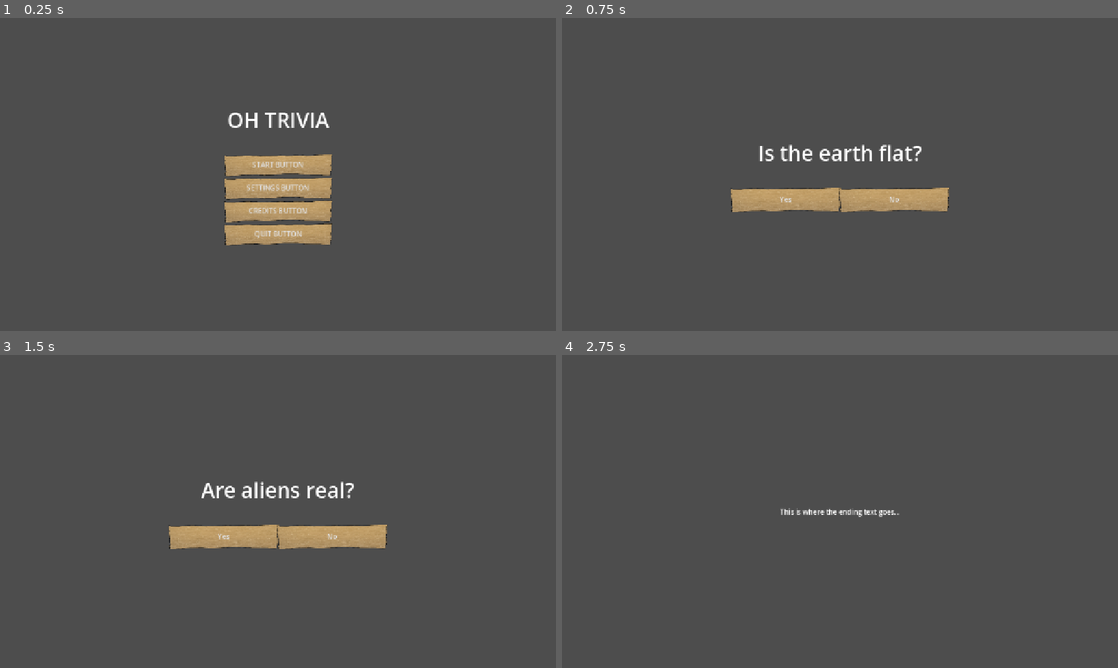
Above: before the commit, frames 1-4 (two rows, left to right).
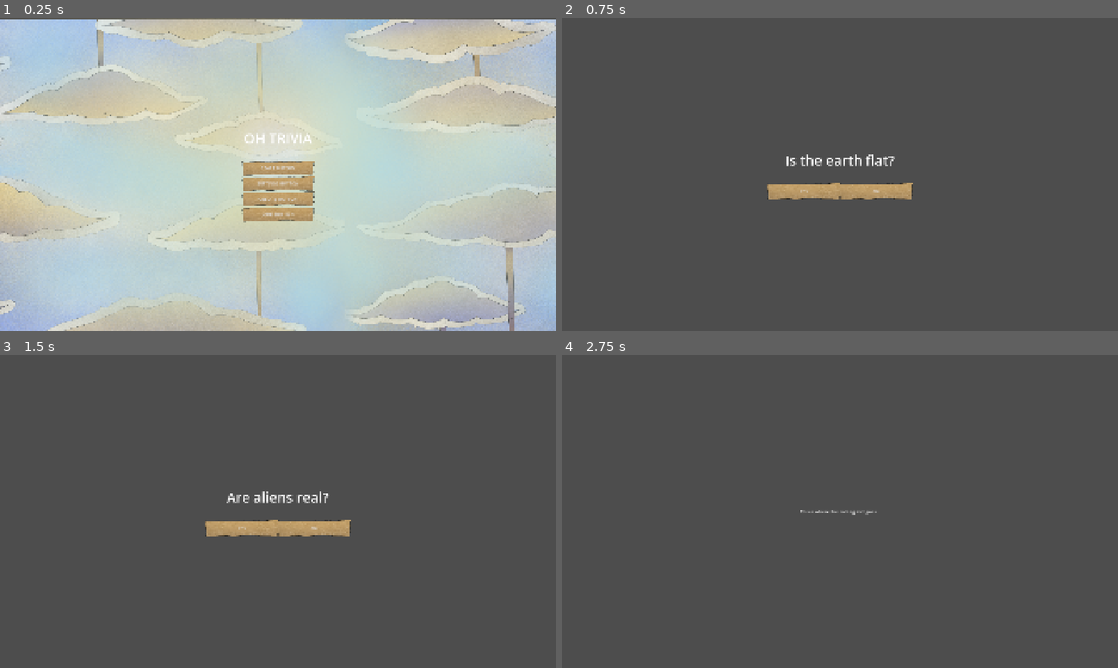
Above: after the commit, the same moments.

Repository: Mr-Patipa/Rockstair-Brackeys-Game-Jam-2026
Game: Godot game, scene res://Scenes/BaseGameScenes/MainMenu.tscn
Two runs of this game, one before a commit and one after it. Both use one fixed random seed, a clock stepped at 60 frames per second and the inputs below. Video files are missing from this copy of the repository; at most half a second of black plays in their place.
Inputs:
- Up to frame 1 (0.25 s): no input
- Up to frame 2 (0.75 s): click "START BUTTON" at 0.5 s
- Up to frame 3 (1.5 s): click "Yes" at 1.25 s
- Up to frame 4 (2.75 s): click "Yes" at 2 s

The runs differ from the first frame. In frame 1, 98% of the frame differs, in the area x 0-100%, y 0-100%; in frame 2, 3.3%; in frame 3, 3.3%; in frame 4, 0.2%.

Commit message:
Static Cloud Background

Diff:
--- a/brackey's-game/Resources/Themes&StyleBox/SMALL_Hover_Button.tres
+++ b/brackey's-game/Resources/Themes&StyleBox/SMALL_Hover_Button.tres
@@ -1,6 +1,6 @@
 [gd_resource type="StyleBoxTexture" format=3 uid="uid://cleknb6lcwiyk"]
 
-[ext_resource type="Texture2D" uid="uid://bwgf4ljokixqn" path="res://Art/SMALL Button/brokey ui button for the settings and credits.png" id="1_gvgud"]
+[ext_resource type="Texture2D" uid="uid://bwgf4ljokixqn" path="res://Resources/Art/SMALL Button/brokey ui button for the settings and credits.png" id="1_gvgud"]
 
 [resource]
 content_margin_left = 8.0
--- a/brackey's-game/Resources/Themes&StyleBox/SMALL_Normal_Button.tres
+++ b/brackey's-game/Resources/Themes&StyleBox/SMALL_Normal_Button.tres
@@ -1,6 +1,6 @@
 [gd_resource type="StyleBoxTexture" format=3 uid="uid://donk65xuyuprl"]
 
-[ext_resource type="Texture2D" uid="uid://bwgf4ljokixqn" path="res://Art/SMALL Button/brokey ui button for the settings and credits.png" id="1_31rgr"]
+[ext_resource type="Texture2D" uid="uid://bwgf4ljokixqn" path="res://Resources/Art/SMALL Button/brokey ui button for the settings and credits.png" id="1_31rgr"]
 
 [resource]
 content_margin_left = 8.0
--- a/brackey's-game/Resources/Themes&StyleBox/SMALL_Pressed_Button.tres
+++ b/brackey's-game/Resources/Themes&StyleBox/SMALL_Pressed_Button.tres
@@ -1,6 +1,6 @@
 [gd_resource type="StyleBoxTexture" format=3 uid="uid://dbjly2ipmr7di"]
 
-[ext_resource type="Texture2D" uid="uid://t8wx4ak73kx3" path="res://Art/SMALL Button/brokey ui button for the settings and credits INTERACT.png" id="1_i8uet"]
+[ext_resource type="Texture2D" uid="uid://t8wx4ak73kx3" path="res://Resources/Art/SMALL Button/brokey ui button for the settings and credits INTERACT.png" id="1_i8uet"]
 
 [resource]
 content_margin_left = 8.0
--- a/brackey's-game/Scenes/BackgroundScenes/CloudMovingLoop.tscn
+++ b/brackey's-game/Scenes/BackgroundScenes/CloudMovingLoop.tscn
@@ -1,8 +1,60 @@
 [gd_scene format=3 uid="uid://dnai8gsubyu16"]
 
-[ext_resource type="VideoStream" uid="uid://dd6f6wdang5gp" path="res://Art/Background/cloudmovingloop.ogv" id="1_7xkwl"]
+[ext_resource type="VideoStream" uid="uid://dd6f6wdang5gp" path="res://Resources/Art/Background/cloudmovingloop.ogv" id="1_7xkwl"]
+[ext_resource type="Texture2D" uid="uid://c88nwnmv1yjg6" path="res://Resources/Art/Background/Brackeys sky clouds v2 sky.png" id="2_ugyqy"]
+[ext_resource type="Texture2D" uid="uid://dsftwrx3gqr2w" path="res://Resources/Art/Background/Brackeys sky clouds v2.png" id="3_7efcw"]
+[ext_resource type="Texture2D" uid="uid://vjtghpfl8s42" path="res://Resources/Art/Background/Brackeys sky clouds v2 sun.png" id="4_4ubi6"]
 
 [node name="Background01" type="VideoStreamPlayer" unique_id=615502337]
 offset_right = 1920.0
 offset_bottom = 1080.0
 stream = ExtResource("1_7xkwl")
+
+[node name="Sky" type="TextureRect" parent="." unique_id=411765165]
+layout_mode = 1
+anchors_preset = 15
+anchor_right = 1.0
+anchor_bottom = 1.0
+offset_left = -187.0
+offset_top = -105.0
+offset_right = 293.0
+offset_bottom = -105.0
+grow_horizontal = 2
+grow_vertical = 2
+scale = Vector2(1.2000002, 1.2000002)
+texture = ExtResource("2_ugyqy")
+expand_mode = 1
+stretch_mode = 3
+
+[node name="Cloud" type="TextureRect" parent="." unique_id=1918075344]
+layout_mode = 1
+anchors_preset = 15
+anchor_right = 1.0
+anchor_bottom = 1.0
+offset_left = -187.0
+offset_top = -105.0
+offset_right = 293.0
+offset_bottom = -105.0
+grow_horizontal = 2
+grow_vertical = 2
+scale = Vector2(1.2000002, 1.2000002)
+texture = ExtResource("3_7efcw")
+expand_mode = 1
+stretch_mode = 3
+
+[node name="Sun" type="TextureRect" parent="." unique_id=497920234]
+self_modulate = Color(1, 1, 1, 0.58431375)
+layout_mode = 1
+anchors_preset = 15
+anchor_right = 1.0
+anchor_bottom = 1.0
+offset_left = -222.0
+offset_top = -106.00001
+offset_right = -222.00012
+offset_bottom = -106.0
+grow_horizontal = 2
+grow_vertical = 2
+scale = Vector2(1.2048961, 1.2048961)
+texture = ExtResource("4_4ubi6")
+expand_mode = 1
+stretch_mode = 3
--- a/brackey's-game/Scenes/BaseGameScenes/MainMenu.tscn
+++ b/brackey's-game/Scenes/BaseGameScenes/MainMenu.tscn
@@ -5,6 +5,7 @@
 [ext_resource type="PackedScene" uid="uid://cyttakvvvr38w" path="res://Scenes/OverlayScenes/Settings.tscn" id="2_2v2qq"]
 [ext_resource type="Script" uid="uid://c7aklhfnunr6i" path="res://Scripts/AudioManager/button_sfx.gd" id="2_yfgks"]
 [ext_resource type="PackedScene" uid="uid://cvhb4hw1poa8p" path="res://Scenes/OverlayScenes/Credits.tscn" id="3_bmia4"]
+[ext_resource type="PackedScene" uid="uid://dnai8gsubyu16" path="res://Scenes/BackgroundScenes/CloudMovingLoop.tscn" id="3_jqjab"]
 
 [node name="MainMenu" type="Control" unique_id=1439119883]
 layout_mode = 3
@@ -15,6 +16,9 @@
 grow_vertical = 2
 theme = ExtResource("1_2uw17")
 script = ExtResource("1_2v2qq")
+
+[node name="Background01" parent="." unique_id=615502337 instance=ExtResource("3_jqjab")]
+layout_mode = 0
 
 [node name="VBoxContainer2" type="VBoxContainer" parent="." unique_id=2079394179]
 layout_mode = 1
--- a/brackey's-game/Scenes/BaseGameScenes/MainMenu02.tscn
+++ /dev/null
@@ -1,23 +0,0 @@
-[gd_scene format=3 uid="uid://dlkjbregmjr0s"]
-
-[node name="MainMenu" type="Control" unique_id=1439119883]
-layout_mode = 3
-anchors_preset = 15
-anchor_right = 1.0
-anchor_bottom = 1.0
-grow_horizontal = 2
-grow_vertical = 2
-
-[node name="NinePatchRect" type="NinePatchRect" parent="." unique_id=130657490]
-layout_mode = 1
-anchors_preset = 8
-anchor_left = 0.5
-anchor_top = 0.5
-anchor_right = 0.5
-anchor_bottom = 0.5
-offset_left = -20.0
-offset_top = -20.0
-offset_right = 20.0
-offset_bottom = 20.0
-grow_horizontal = 2
-grow_vertical = 2
--- a/brackey's-game/Scenes/UI/BiggerButton.tscn
+++ b/brackey's-game/Scenes/UI/BiggerButton.tscn
@@ -1,7 +1,7 @@
 [gd_scene format=3 uid="uid://cmq2ih61fs7bg"]
 
-[ext_resource type="Texture2D" uid="uid://dg42me7t16d71" path="res://Art/BIG Button/Brackey choice ui.png" id="1_ml370"]
-[ext_resource type="Texture2D" uid="uid://dfspfbwpccu0u" path="res://Art/BIG Button/Brackey choice INTERACT.png" id="2_grk42"]
+[ext_resource type="Texture2D" uid="uid://dg42me7t16d71" path="res://Resources/Art/BIG Button/Brackey choice ui.png" id="1_ml370"]
+[ext_resource type="Texture2D" uid="uid://dfspfbwpccu0u" path="res://Resources/Art/BIG Button/Brackey choice INTERACT.png" id="2_grk42"]
 [ext_resource type="Script" uid="uid://c7aklhfnunr6i" path="res://Scripts/AudioManager/button_sfx.gd" id="3_hl0ew"]
 
 [node name="BiggerButton" type="TextureButton" unique_id=1422226895]
--- a/brackey's-game/project.godot
+++ b/brackey's-game/project.godot
@@ -23,11 +23,8 @@
 
 [display]
 
-window/size/viewport_width=1280
-window/size/viewport_height=720
-window/size/mode=4
-window/size/resizable=false
-window/size/borderless=true
+window/size/viewport_width=1920
+window/size/viewport_height=1080
 window/stretch/mode="canvas_items"
 window/stretch/aspect="expand"
 
Renamed: brackey's-game/Art/BIG Button/Brackey choice INTERACT.png -> brackey's-game/Resources/Art/BIG Button/Brackey choice INTERACT.png
Not shown, changed: brackey's-game/Resources/Art/BIG Button/Brackey choice INTERACT.png.import
Renamed: brackey's-game/Art/BIG Button/Brackey choice ui.png -> brackey's-game/Resources/Art/BIG Button/Brackey choice ui.png
Not shown, changed: brackey's-game/Resources/Art/BIG Button/Brackey choice ui.png.import
Binary file added: brackey's-game/Resources/Art/Background/Brackeys sky clouds v2 sky.png
Not shown, changed: brackey's-game/Resources/Art/Background/Brackeys sky clouds v2 sky.png.import
Binary file added: brackey's-game/Resources/Art/Background/Brackeys sky clouds v2 sun.png
Not shown, changed: brackey's-game/Resources/Art/Background/Brackeys sky clouds v2 sun.png.import
Binary file added: brackey's-game/Resources/Art/Background/Brackeys sky clouds v2.png
Not shown, changed: brackey's-game/Resources/Art/Background/Brackeys sky clouds v2.png.import
Renamed: brackey's-game/Art/Background/cloudmovingloop.ogv.uid -> brackey's-game/Resources/Art/Background/cloudmovingloop.ogv.uid
Renamed: brackey's-game/Art/Bare UI Layout/Brackey Multiple choice without the interactable components.png -> brackey's-game/Resources/Art/Bare UI Layout/Brackey Multiple choice without the interactable components.png
(and 35 more such lines)
